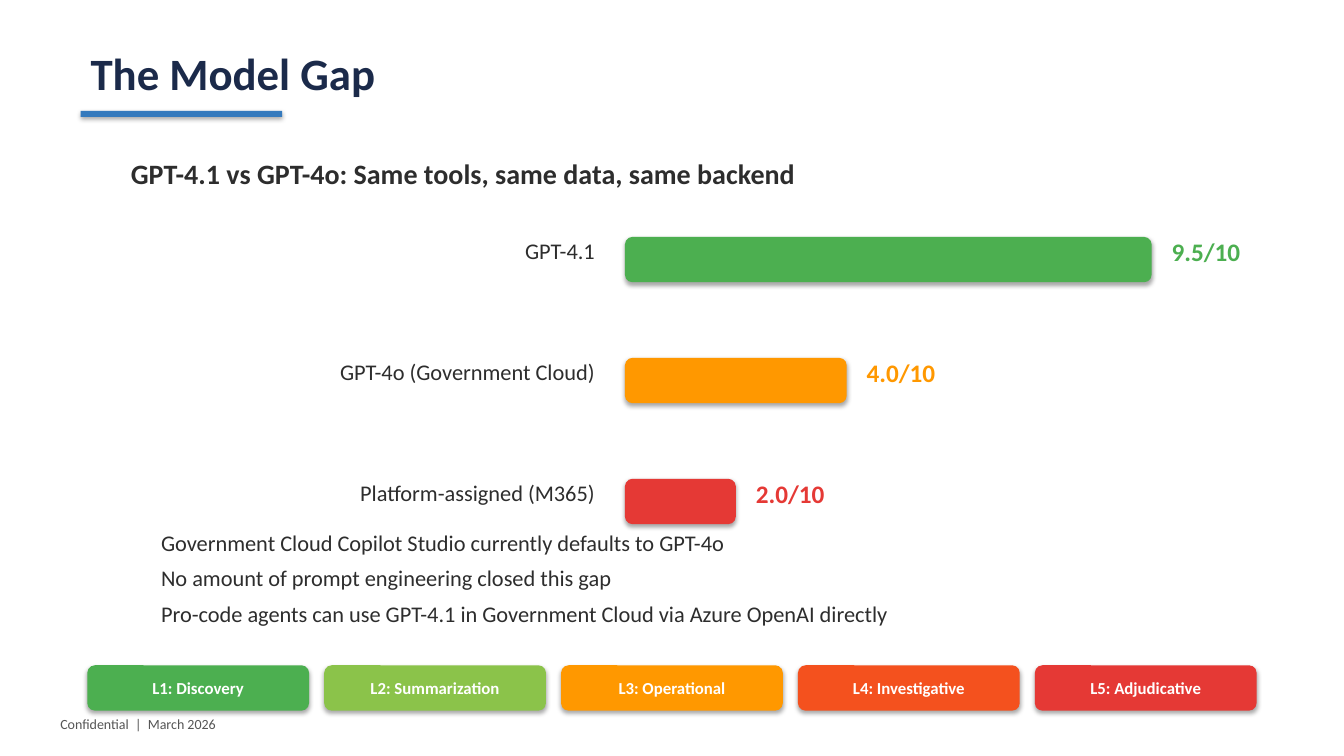
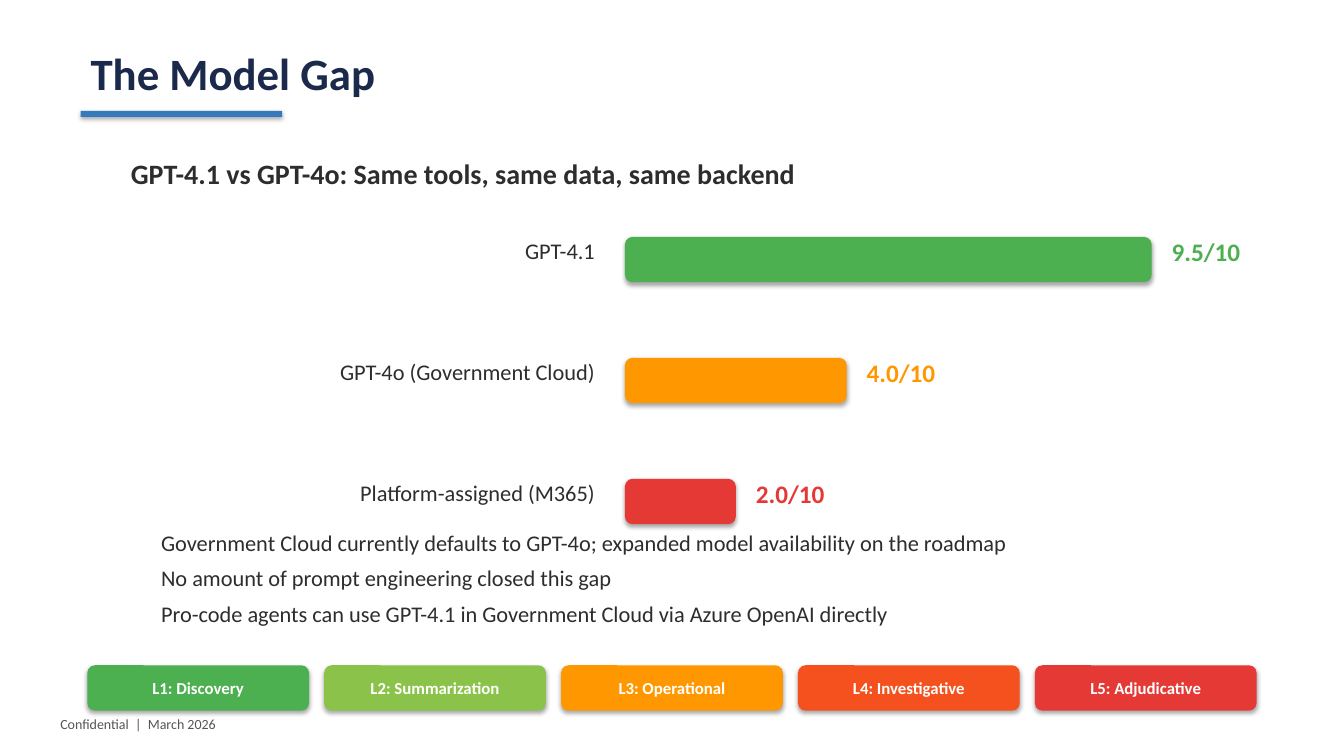
Before and after one commit to pogorman/dss-legal-case-agent, a slide deck: slide 11 of decks/agent-fidelity-spectrum.pptx. Drawn at 1344x756 pixels with LibreOffice and Linux fonts; fonts in the diff are those of the drawing. Boxes give left, top, right and bottom in pixels: in the first picture for what was removed or moved away, otherwise in the second. Text is boxed around its words. In the diff, an @@ line names an element or a change of style, - is before the commit and + after.

```diff
--- a/decks/agent-fidelity-spectrum.pptx
+++ b/decks/agent-fidelity-spectrum.pptx
@@ text at <box>161,535,1006,555</box>: text changed @@
-Government Cloud Copilot Studio currently defaults to GPT-4o
+Government Cloud currently defaults to GPT-4o; expanded model availability on the roadmap
```
Also in this commit, not shown: 4 other slides changed, 16 other files.
